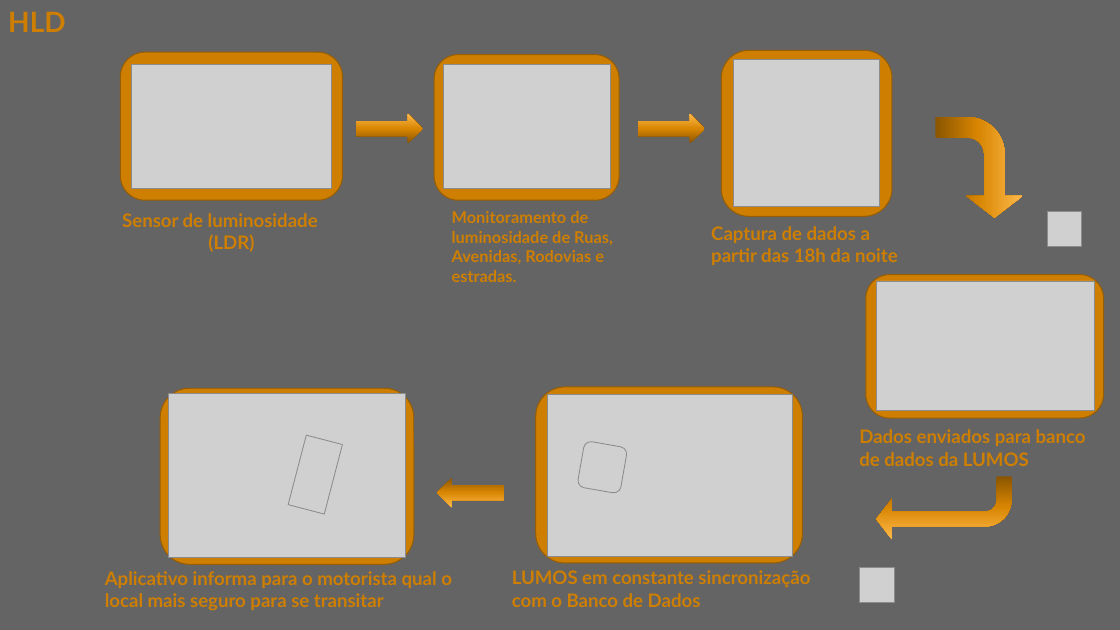
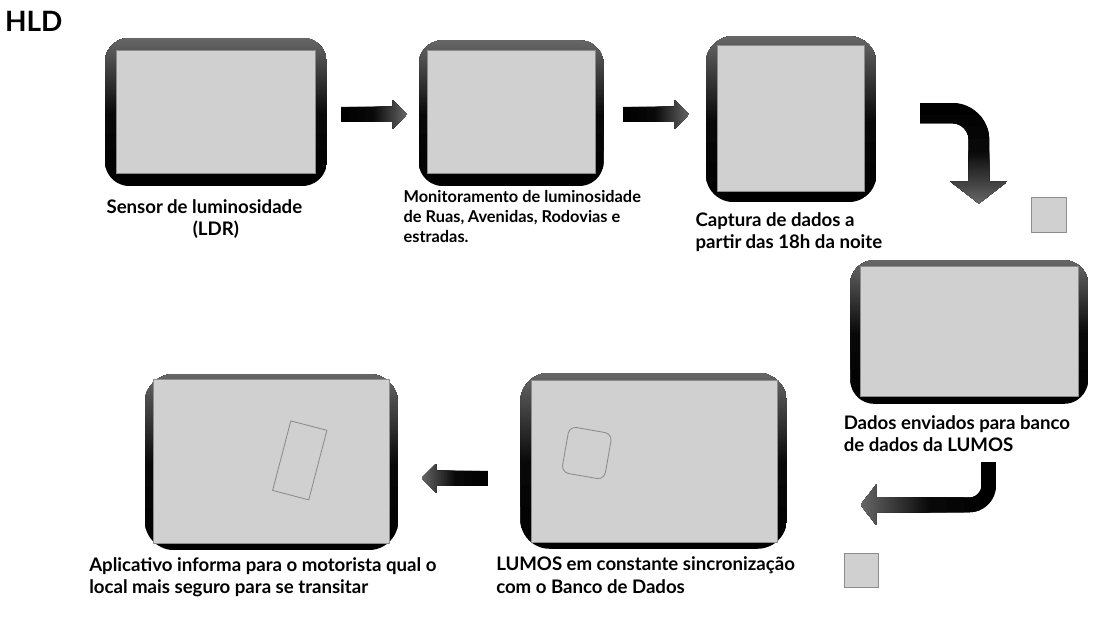
Before and after one commit to domkesalles/Sprint_Lumos, a slide deck: slide 1 of lumosHDL.pptx. Drawn at 1120x630 pixels with LibreOffice and Linux fonts; fonts in the diff are those of the drawing; grey boxes stand for pictures; background and template pictures are left out. Boxes give left, top, right and bottom in pixels: in the first picture for what was removed or moved away, otherwise in the second. Text is boxed around its words. In the diff, an @@ line names an element or a change of style, - is before the commit and + after.

```diff
--- a/lumosHDL.pptx
+++ b/lumosHDL.pptx
@@ background #0D0D0D at 64% opacity to picture (left out) @@
@@ 10 pictures, 6 rounded rectangles, 5 texts, 3 right arrows, 2 bent arrows: place and size @@
-10 pictures, 6 rounded rectangles, 5 texts, 3 right arrows, 2 bent arrows at (105,50,1104,610)
+10 pictures, 6 rounded rectangles, 5 texts, 3 right arrows, 2 bent arrows at (89,36,1088,597)
@@ fill gradient #8A5501 to #D78501 to #FEB94A to gradient #000000 to #080808 to #666666 in 5 elements at (861,462,996,525), (341,99,408,129), (422,464,488,493), (920,103,1007,203), (623,99,689,129) @@
@@ text colour #CE7F01 to #000000 in 7 elements at (5,10,62,31), (89,557,437,597), (844,415,1070,451), (496,556,795,593), (107,199,302,238), (696,212,883,251), (404,190,641,242) @@
@@ text "Monitoramento de luminosidade de Ruas, ...": place and size @@
-text "Monitoramento de luminosidade de Ruas, ..." at (452,211,613,282)
+text "Monitoramento de luminosidade de Ruas, ..." at (404,190,641,242)
@@ fill #CE7F01 to gradient #000000 to #080808 to #666666; outline #985E01 0.85 pt to none in 6 elements at (105,38,327,186), (418,40,603,186), (520,373,787,549), (706,36,876,202), (145,374,398,550), (850,260,1088,404) @@
```
Also in this commit, not shown: 1 slide added, 1 slide removed.
